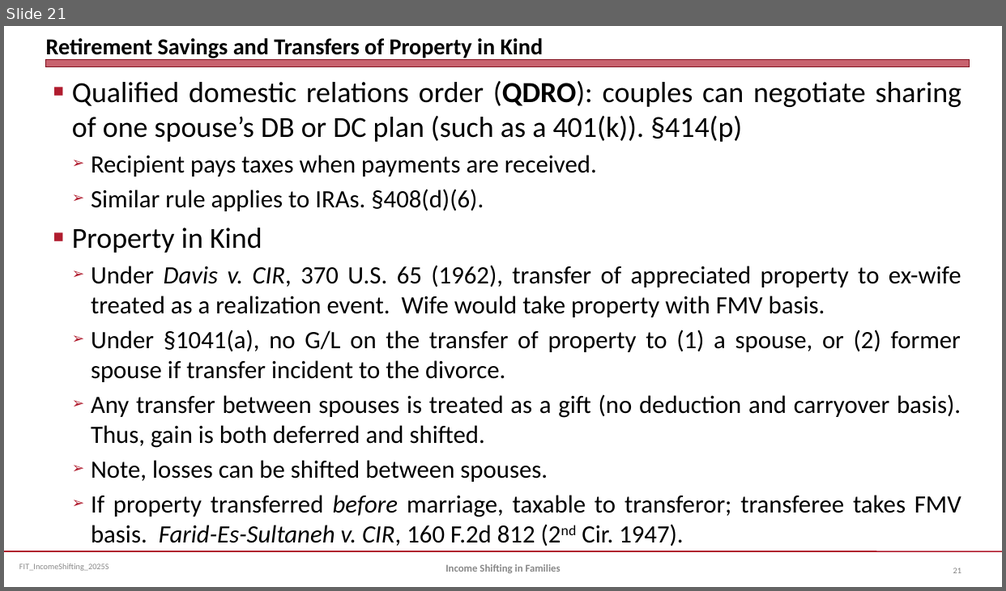
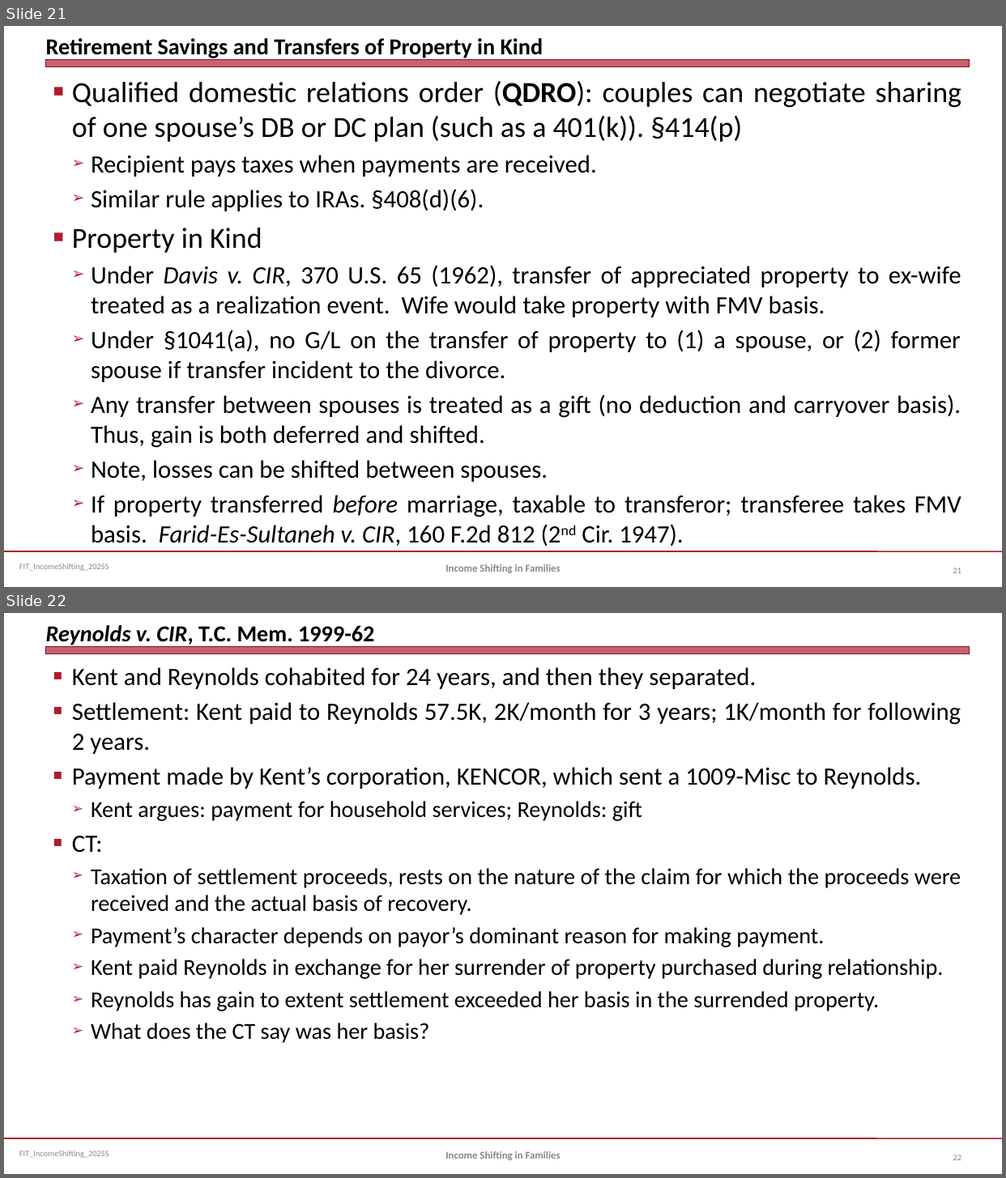
Before and after one commit to jmc877/Fed-Income-Tax, a slide deck: slides/FIT_IncomeShifting_2025S.pptx. Shown one above the other, each under a label of ours: slide 21 before the commit, slides 21 and 22 after it. The pictures are 1006x591 and 1006x1178 pixels, drawn with LibreOffice and Linux fonts; fonts in the diff are those of the drawing. Boxes give left, top, right and bottom in pixels: in the first picture for what was removed or moved away, otherwise in the second. Text is boxed around its words. In the diff, an @@ line names an element or a change of style, - is before the commit and + after.

```diff
--- a/slides/FIT_IncomeShifting_2025S.pptx
+++ b/slides/FIT_IncomeShifting_2025S.pptx
@@ slide 22 added at [4, 613, 1002, 1174], background #FFFFFF; not listed: 3 template elements that a slide beside it also shows @@
@@ title added at [46, 625, 374, 647], 22 pt, text #000000, bold @@
+Reynolds v. CIR, T.C. Mem. 1999-62
@@ text added at [72, 667, 961, 1043], 22 pt, text #000000 @@
+■ Kent and Reynolds cohabited for 24 years, and then they separated.
+■ Settlement: Kent paid to Reynolds 57.5K, 2K/month for 3 years; 1K/month for following 2 years.
+■ Payment made by Kent’s corporation, KENCOR, which sent a 1009-Misc to Reynolds.
+  ➢ Kent argues: payment for household services; Reynolds: gift
+■ CT:
+  ➢ Taxation of settlement proceeds, rests on the nature of the claim for which the proceeds were received and the actual basis of recovery.
+  ➢ Payment’s character depends on payor’s dominant reason for making payment.
+  ➢ Kent paid Reynolds in exchange for her surrender of property purchased during relationship.
+  ➢ Reynolds has gain to extent settlement exceeded her basis in the surrended property.
+  ➢ What does the CT say was her basis?
@@ text added at [445, 1152, 560, 1161], 10 pt, text #898989, bold @@
+Income Shifting in Families
@@ page number added at [953, 1155, 961, 1161], 8 pt, text #808080 @@
+22
```
